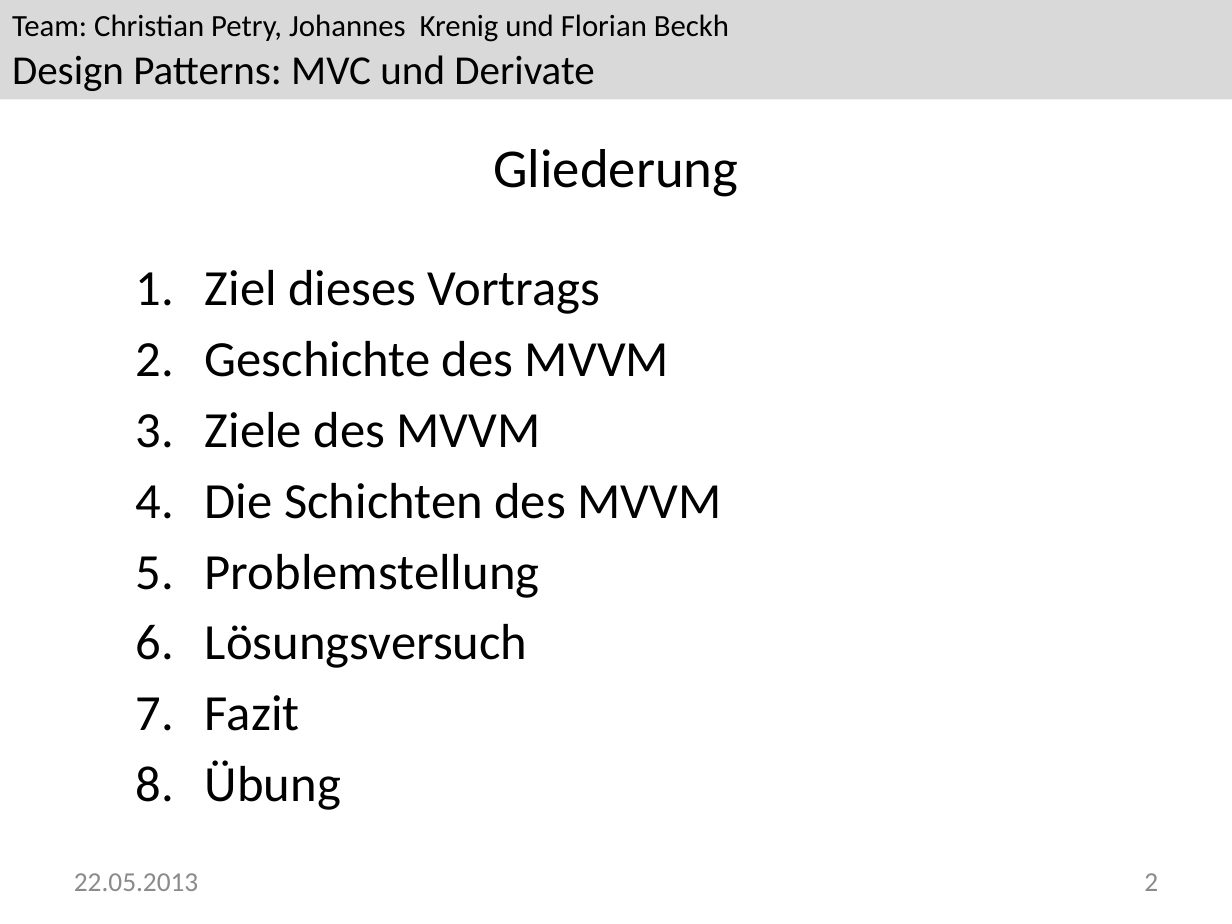
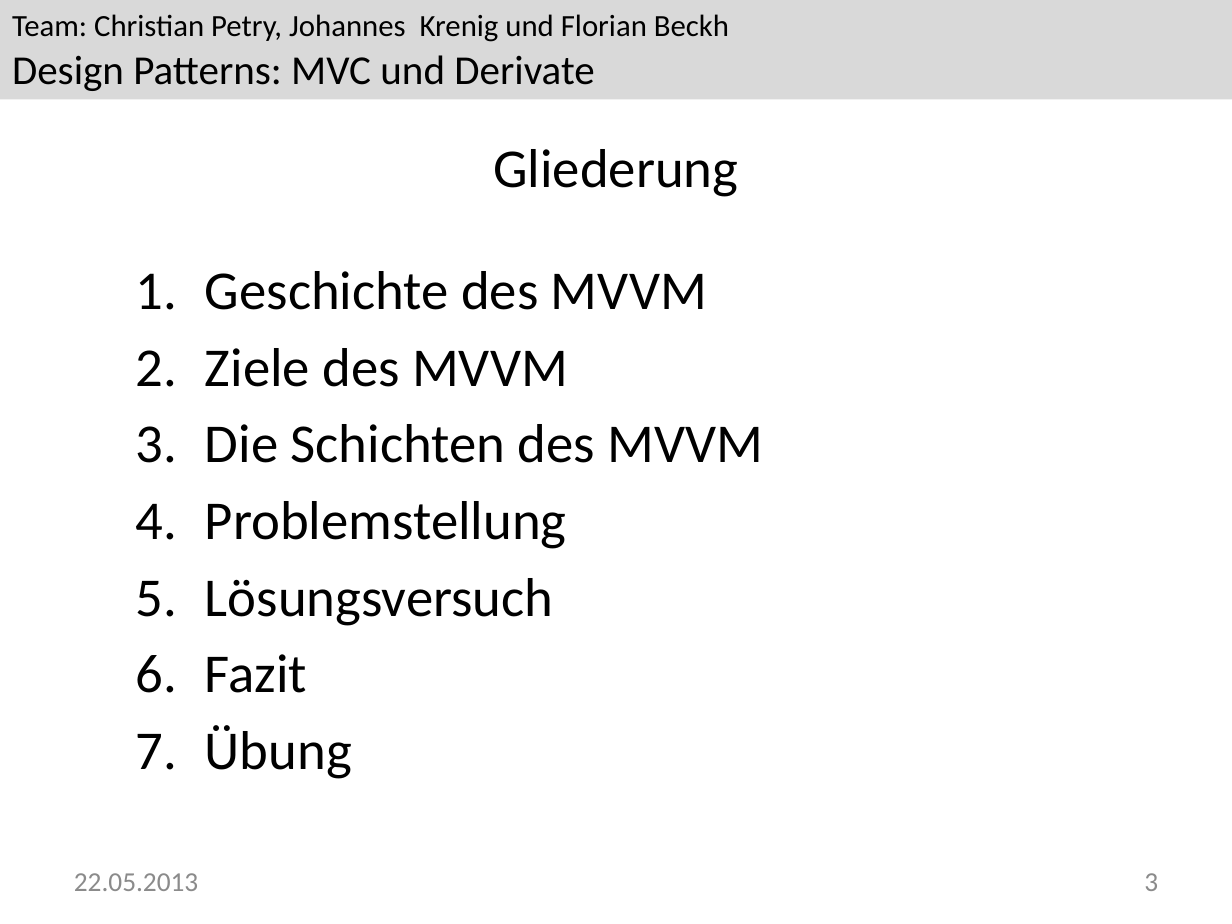
Before and after one commit to Greever/Design-Pattern-MVC, a slide deck: slide 3 of Dokumentation/Praesentation/mvvm.pptx (slide 2 before the commit). Drawn at 1232x924 pixels with LibreOffice and Linux fonts; fonts in the diff are those of the drawing; background and template pictures are left out. Boxes give left, top, right and bottom in pixels: in the first picture for what was removed or moved away, otherwise in the second. Text is boxed around its words. In the diff, an @@ line names an element or a change of style, - is before the commit and + after.

```diff
--- a/Dokumentation/Praesentation/mvvm.pptx
+++ b/Dokumentation/Praesentation/mvvm.pptx
@@ text "Geschichte des MVVM" at (x1=205, y1=271, x2=764, y2=779): size 29.6 to 32 pt @@
@@ text at (x1=205, y1=270, x2=600, y2=314): paragraph removed @@
-1. Ziel dieses Vortrags
@@ page number at (x1=1144, y1=873, x2=1158, y2=891): text changed @@
-2
+3
```
Also in this commit, not shown: 6 other slides changed, 1 slide removed.
